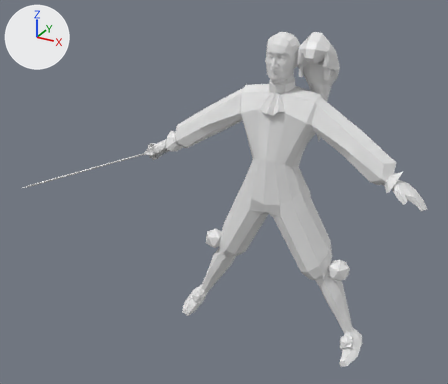
Two versions of the FBX model olliuikkasenmiekkailupeli/Assets/ImportedAssets/miekkailija_testi.fbx, one commit apart.
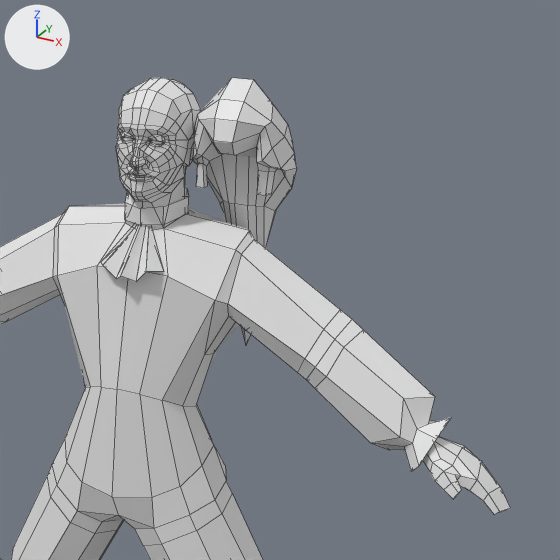
Old and new are each drawn whole from a 50 mm lens placed at (1.302, -3.011, 1.423), pointed at (-0.158, -0.358, 0.097) and again close up on the part from 49% to 100% of the width and 0% to 60% of the height. Every picture has the same lights, and +X, +Y and +Z are marked at upper left. The close-ups show mesh edges as thin lines. Where no turn or scale is listed for an object, it has been applied to the vertices.

Names of what the first close-up shows: 'kaulakoriste', 'peruuki', 'ruho'.
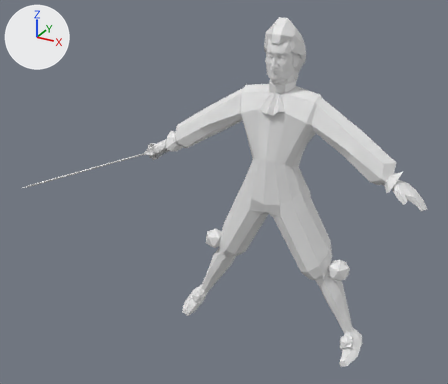
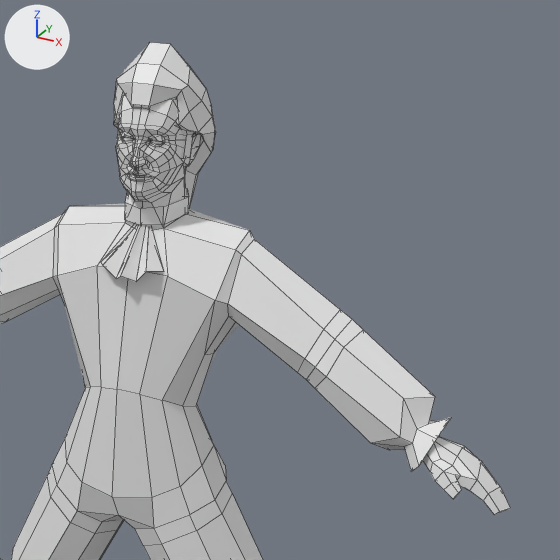
The newer file is also turned or shifted as a whole; pictures and numbers use the older file's frame.

Pixel boxes [x1, y1, x2, y2] of what changed, in the close-ups (560 x 560 px):
'peruuki', mesh moved: before [193, 78, 297, 344]; after [114, 43, 216, 209]

What the commit changed:
me_cube_002 has 121 vertices, 123 faces and spans x -0.113..0.113, y -0.067..0.173, z -0.542..0.076.
me_cube_002 is used by ob_peruuki; location (0.181, -0.029, 0.829).
me_cube_002 part 1: the whole mesh is moved by (-0.181, -0.015, 0.061).
